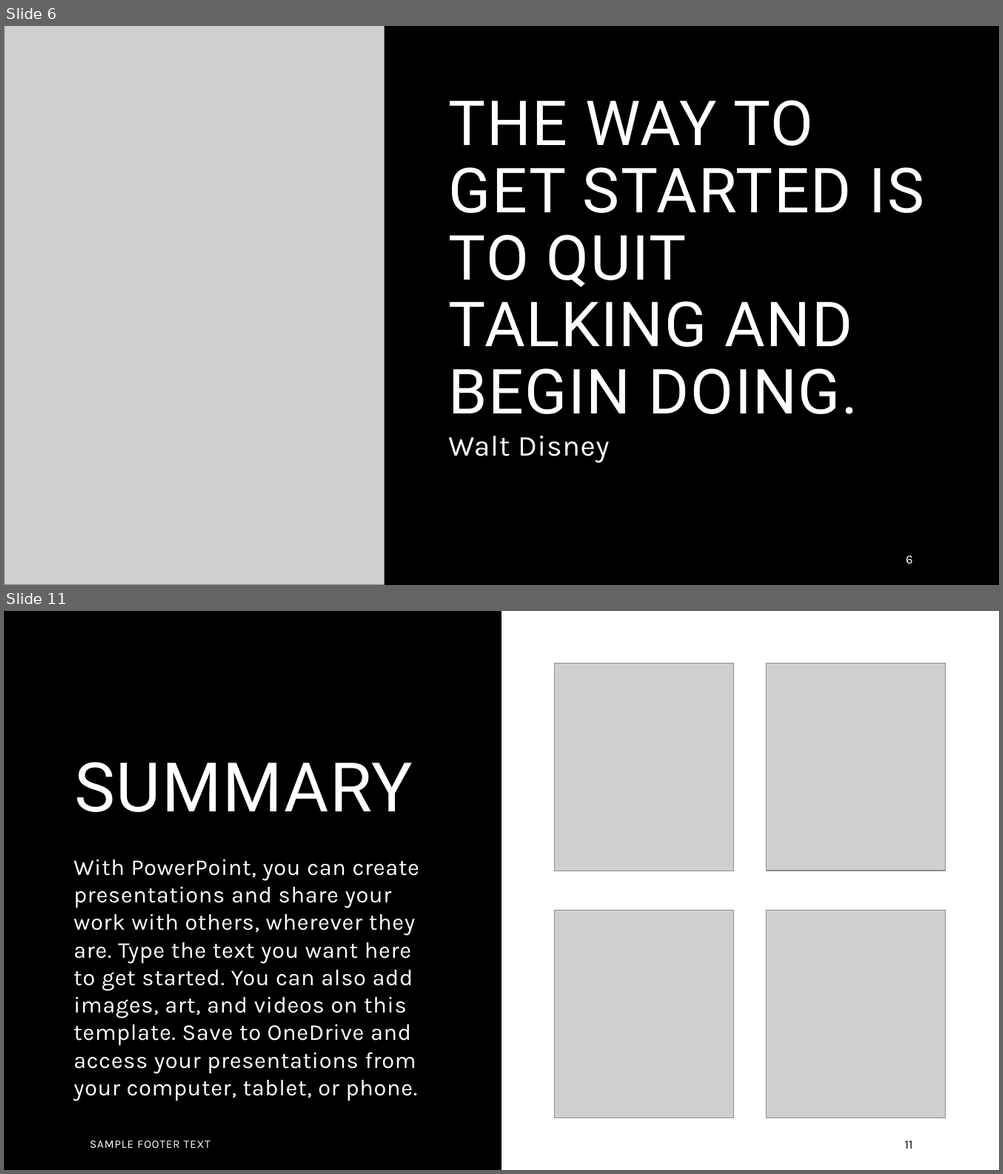
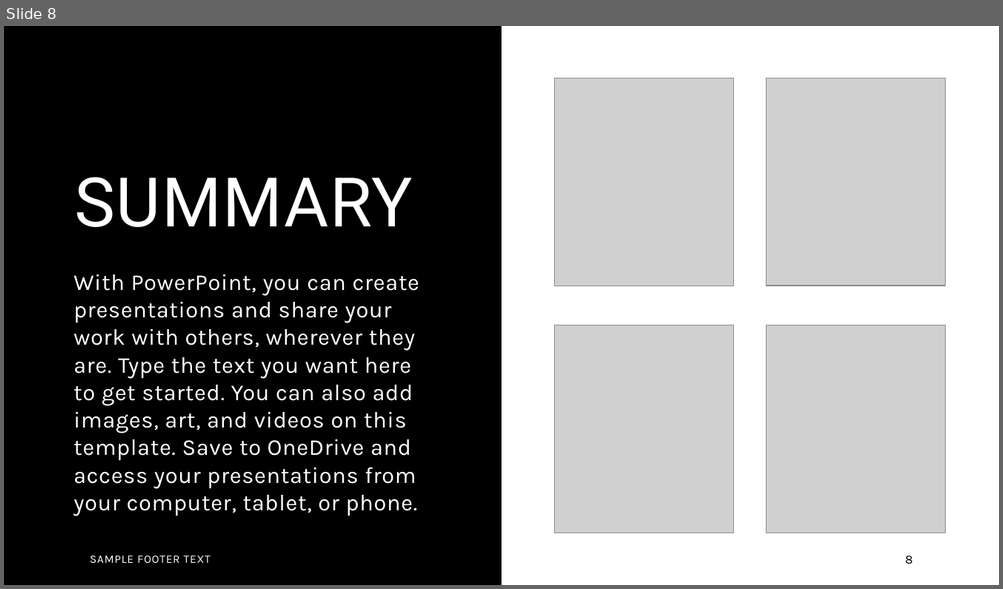
Before and after one commit to clararingrose/rguhack2024, a slide deck: rguhack2024.pptx. Shown one above the other, each under a label of ours: slides 6 and 11 before the commit, slide 8 after it; the slides between them are not shown. The pictures are 1003x1174 and 1003x589 pixels, drawn with LibreOffice and Linux fonts; fonts in the diff are those of the drawing; grey boxes stand for pictures. Boxes give left, top, right and bottom in pixels: in the first picture for what was removed or moved away, otherwise in the second. Text is boxed around its words. In the diff, an @@ line names an element or a change of style, - is before the commit and + after.

```diff
--- a/rguhack2024.pptx
+++ b/rguhack2024.pptx
@@ slide 6 removed at (4,26,999,585), background #FFFFFF @@
@@ picture removed at (4,26,384,585) @@
@@ rectangle removed at (384,26,999,585) @@
@@ title removed at (448,100,924,414) @@
-THE WAY TO GET STARTED IS TO QUIT TALKING AND BEGIN DOING.
@@ text removed at (448,436,609,463) @@
-Walt Disney
@@ page number removed at (905,556,913,564) @@
-6
@@ what was slide 11 is now slide 8 @@
@@ page number at (905,556,912,565): text changed @@
-11
+8
```
Also in this commit, not shown: 5 slides changed, 3 slides added, 5 other slides removed.
